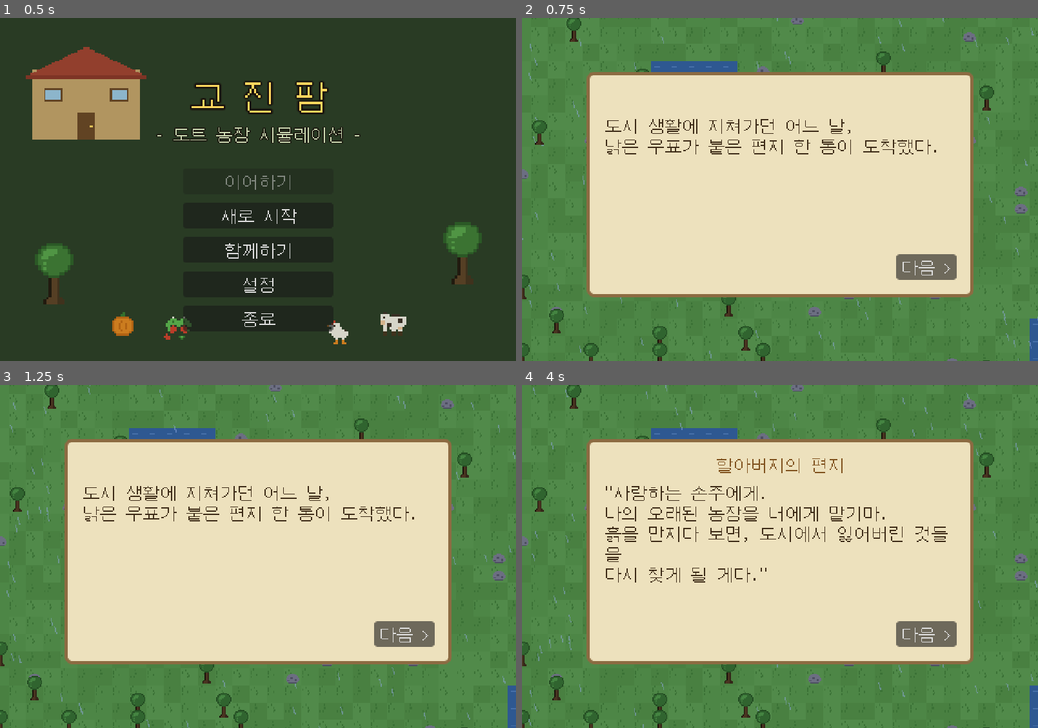
Above: before the commit, frames 1-4 (two rows, left to right).
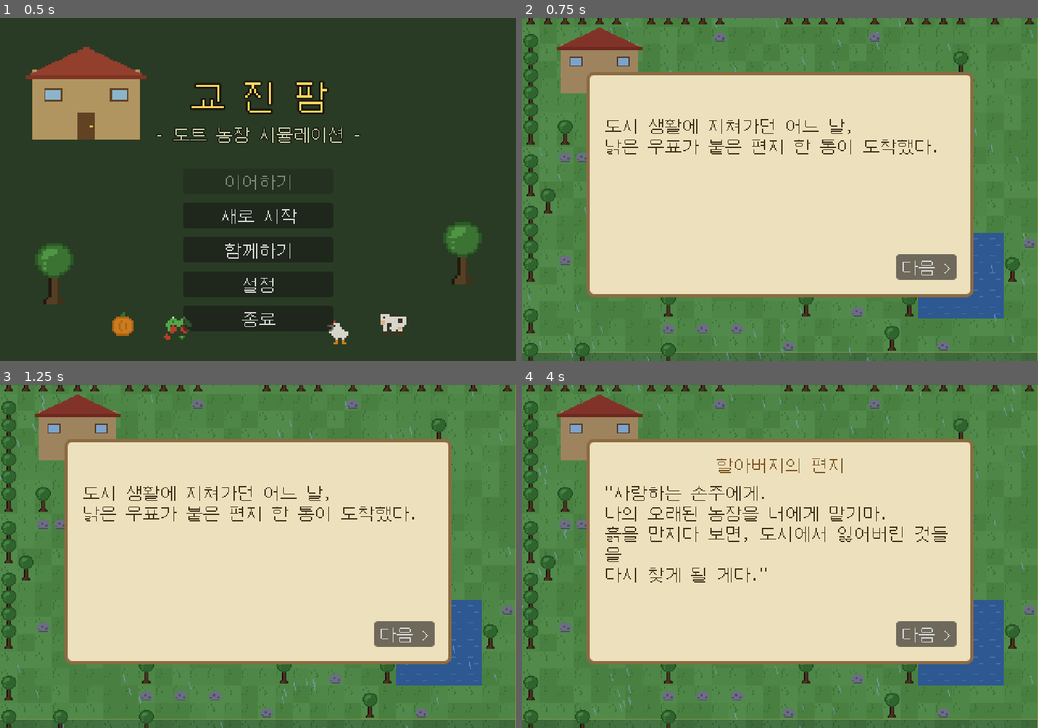
Above: after the commit, the same moments.

Repository: kyojin00/kyojingame
Game: Godot game, scene res://scenes/title.tscn
Two runs of this game, one before a commit and one after it. Both use one fixed random seed, a clock stepped at 60 frames per second and the inputs below.
Inputs (mouse positions are in pixels of both pictures, inside the frame that each line leads up to):
- Up to frame 1 (0.5 s): no input
- Up to frame 2 (0.75 s): click "새로 시작" at 0.5 s
- Up to frame 3 (1.25 s): no input
- Up to frame 4 (4 s): click "다음 >" at 1.25 s; move the mouse to (893, 539) at 2.02 s; hold D (move_right) 2.03-2.78 s; hold E (interact) 2.03-2.78 s; click (893, 539) at 2.17 s; tap B (open_shop) at 2.27, 3.02 s; tap Space (use_tool) at 2.3, 2.85, 3.8 s; move the mouse to (676, 573) at 2.77 s; hold S (move_down) 2.78-3.53 s; tap E (interact) at 3.05 s; move the mouse to (831, 481) at 3.52 s; hold D (move_right) from 3.53 s (still down); hold Tab (cycle_seed) from 3.53 s (still down)

Frame 1 is identical in both runs. In frame 2, 11% of the frame differs, in the area x 0-100%, y 0-100%; in frame 3, 11%; in frame 4, 11%.

Commit message:
M11: 부지 시스템 - 땅을 사서 농장을 넓힌다
- 맵 4분할: 내 농장(무료) / 동쪽 들판 3,000G / 남쪽 들판 8,000G /
  숲과 호수 15,000G (연못2·나무 밀집), 마을 구역은 공용
- 미구매 부지: 이동은 자유, 사용(농사/벌목/채광/설치/낚시)은 잠김
  -> 마을 가는 길은 안 막히면서 "다음 부지 사려고 돈 모으는" 목표 생성
- 부지 표지판(E): 구입 대화창, 상황 힌트에 가격 표시
- 인게임: 미구매 구역 어둑한 오버레이 + 금색 경계선
- 지도(M): 부지 이름/가격 표시, 구입 즉시 반영
- 시작 위치를 집 근처(14,10)로 이동 (시작 부지 중심 생활)
- 멀티플레이: 부지 구입 동기화 (공동 자금), 저장 포함
- 구버전 세이브는 전체 부지 소유로 호환

검증: 표지판 대화 -> 구입 -> 경계 해제, 지도 부지 표시 Xvfb 확인.

Co-Authored-By: Claude Fable 5 <noreply@anthropic.com>
Claude-Session: https://claude.ai/code/session_01G16d56kTH5eNwk3gstTUwt

Diff:
--- a/game/scripts/game_data.gd
+++ b/game/scripts/game_data.gd
@@ -93,6 +93,29 @@
 
 var items := {}
 var fish_caught := {}  # 도감용 누적 기록
+
+# ---- 부지 ----
+# 시작 부지(home) 외에는 표지판에서 구입해야 사용할 수 있다 (이동은 자유)
+const PARCELS := {
+	"east": {"name": "동쪽 들판", "rect": [30, 0, 30, 20], "price": 3000},
+	"south": {"name": "남쪽 들판", "rect": [0, 20, 30, 20], "price": 8000},
+	"forest": {"name": "숲과 호수", "rect": [30, 20, 30, 20], "price": 15000},
+}
+var owned_parcels: Array = ["home"]
+
+
+func parcel_at(x: int, y: int) -> String:
+	for id in PARCELS:
+		var r: Array = PARCELS[id].rect
+		if x >= r[0] and x < r[0] + r[2] and y >= r[1] and y < r[1] + r[3]:
+			return id
+	return "home"
+
+
+func is_tile_owned(x: int, y: int) -> bool:
+	var p := parcel_at(x, y)
+	return p == "home" or owned_parcels.has(p)
+
 
 # ---- NPC / 퀘스트 ----
 const NPCS := {
@@ -265,6 +288,7 @@
 	seeds["potato"] = 5
 	tutorial = fresh_tutorial()
 	unlocked_tools = ["hoe"]  # 튜토리얼을 깨며 하나씩 해금
+	owned_parcels = ["home"]
 	reset_daily()
 
 
@@ -364,6 +388,7 @@
 		"quest": quest,
 		"tutorial": tutorial,
 		"unlocked_tools": unlocked_tools,
+		"owned_parcels": owned_parcels,
 		"wood": wood,
 		"stone": stone,
 		"tool_level": tool_level,
@@ -389,6 +414,7 @@
 		"seeds": seeds, "produce": produce, "items": items,
 		"fish_caught": fish_caught, "affinity": affinity,
 		"quest": quest, "tool_level": tool_level,
+		"owned_parcels": owned_parcels,
 	}
 
 
@@ -408,6 +434,7 @@
 		affinity[k] = int(d.affinity[k])
 	for k in d.get("tool_level", {}):
 		tool_level[k] = int(d.tool_level[k])
+	owned_parcels = d.get("owned_parcels", owned_parcels)
 	var q: Variant = d.get("quest", {})
 	if typeof(q) == TYPE_DICTIONARY:
 		if q.is_empty():
--- a/game/scripts/main.gd
+++ b/game/scripts/main.gd
@@ -72,7 +72,7 @@
 	"mature_tomato", "mature_corn", "mature_watermelon",
 	"mature_eggplant", "mature_cabbage", "mature_winter_radish",
 	"tree_spring", "tree_summer", "tree_fall", "tree_winter",
-	"rock", "bin", "house", "fence", "sprinkler", "board",
+	"rock", "bin", "house", "fence", "sprinkler", "board", "sign",
 	"chicken_0", "chicken_1", "cow_0", "cow_1",
 	"npc_merchant_down_0", "npc_merchant_down_1", "npc_merchant_up_0",
 	"npc_merchant_up_1", "npc_merchant_side_0", "npc_merchant_side_1",
@@ -89,7 +89,12 @@
 	"soil_dry", "soil_wet", "water_0", "water_1",
 ]
 
-const START_TILE := Vector2i(30, 20)
+const START_TILE := Vector2i(14, 10)
+const PARCEL_SIGNS := {
+	"east": Vector2i(31, 9),
+	"south": Vector2i(9, 21),
+	"forest": Vector2i(33, 22),
+}
 # 집 앵커(좌상단): [0]=농장 집(취침), [1]=마을 상점, [2]=철수네 집
 const HOUSES := [Vector2i(2, 1), Vector2i(48, 3), Vector2i(48, 10)]
 const BOARD_POS := Vector2i(55, 8)
@@ -275,6 +280,10 @@
 		if _hash01(MAP_W - 1, y) < 0.75 and not objects.has(Vector2i(MAP_W - 1, y)):
 			objects[Vector2i(MAP_W - 1, y)] = {"kind": "tree", "hp": TREE_HP}
 
+	# 부지 판매 표지판
+	for pid in PARCEL_SIGNS:
+		objects[PARCEL_SIGNS[pid]] = {"kind": "sign", "hp": 0}
+
 	# 흩어진 나무/돌 (결정적 해시 배치)
 	for y in range(1, MAP_H - 1):
 		for x in range(1, MAP_W - 1):
@@ -322,6 +331,8 @@
 			texture = tex["bin"]
 		"board":
 			texture = tex["board"]
+		"sign":
+			texture = tex["sign"]
 		"fence":
 			texture = tex["fence"]
 		"sprinkler":
@@ -416,6 +427,11 @@
 	return Vector2i(0, 1) if player.dir in ["left", "right"] else Vector2i(1, 0)
 
 
+func can_use_tile(t: Vector2i) -> bool:
+	# 마을 구역은 공용, 나머지는 부지 소유 여부를 따른다
+	return VILLAGE_REGION.has_point(t) or GameData.is_tile_owned(t.x, t.y)
+
+
 func ui_open() -> bool:
 	return shop.visible or summary.visible or sleep_dialog.visible \
 		or fishing_ui.visible or dialog.visible or map_ui.visible \
@@ -444,6 +460,9 @@
 	if t.x < 0 or t.y < 0 or t.x >= MAP_W or t.y >= MAP_H \
 			or grid[t.y][t.x].ground != "water":
 		hud.show_message("물가를 보고 낚싯대를 던지자.")
+		return
+	if not can_use_tile(t):
+		hud.show_message("아직 구입하지 않은 부지의 물이다. 표지판(E)에서 구입하자!")
 		return
 	if GameData.energy < ENERGY_COST["rod"]:
 		hud.show_message("너무 지쳤다... 자러 가야 할 것 같다.")
@@ -504,6 +523,9 @@
 func use_tool() -> void:
 	var t := target_tile()
 	if t.x < 0 or t.y < 0 or t.x >= MAP_W or t.y >= MAP_H:
+		return
+	if not can_use_tile(t):
+		hud.show_message("아직 구입하지 않은 부지다. 표지판(E)에서 구입하자!")
 		return
 	var cell: Dictionary = grid[t.y][t.x]
 	var obj: Variant = objects.get(t)
@@ -740,6 +762,9 @@
 		if obj.kind == "board":
 			_open_quest_board()
 			return
+		if obj.kind == "sign":
+			_open_parcel_dialog(GameData.parcel_at(t.x, t.y))
+			return
 		if obj.kind == "house":
 			match _house_index_at(t):
 				0:
@@ -908,6 +933,38 @@
 	dialog.open("튜토리얼 완료!",
 		"이제 진짜 농장 생활 시작이다!\n\n[기본 키]\nB: 상점 (씨앗/판매/동물/강화/도감 탭)\nE: 상호작용 (대화/취침/판매/쓰다듬기)\nTab: 씨앗 바꾸기 / F5: 저장 / Esc: 메뉴\n\n동쪽 마을의 주민, 의뢰 게시판도 잊지 말자.\n계절이 바뀌기 전에 수확을 끝낼 것!",
 		[["좋아!", null]])
+
+
+# ---- 부지 구입 ----
+
+func _open_parcel_dialog(pid: String) -> void:
+	if pid == "home" or GameData.owned_parcels.has(pid):
+		hud.show_message("내 부지다! 마음껏 가꾸자.")
+		return
+	var def: Dictionary = GameData.PARCELS[pid]
+	Sound.play_sfx("sfx_ui")
+	dialog.open("부지 판매: %s" % def.name,
+		"가격: %dG (소지금 %dG)\n구입하면 이 구역에서 농사, 벌목, 채광,\n낚시를 할 수 있다!" % [def.price, GameData.money],
+		[["구입하기", _buy_parcel.bind(pid)], ["닫기", null]])
+
+
+func _buy_parcel(pid: String) -> void:
+	var def: Dictionary = GameData.PARCELS[pid]
+	if GameData.owned_parcels.has(pid):
+		return
+	if GameData.money < def.price:
+		dialog.set_body("돈이 부족하다... (가격 %dG, 소지금 %dG)" % [def.price, GameData.money])
+		return
+	GameData.money -= def.price
+	GameData.today_spent += int(def.price)
+	GameData.owned_parcels.append(pid)
+	Sound.play_sfx("sfx_coin")
+	dialog.set_body("'%s' 구입 완료!\n이제 이 땅은 우리 농장이다!" % def.name)
+	if Net.is_guest():
+		_req_shop.rpc_id(1, "parcel", pid)
+	elif Net.is_host():
+		_broadcast_stats()
+	queue_redraw()
 
 
 # ---- NPC 대화 / 선물 / 퀘스트 ----
@@ -1443,6 +1500,15 @@
 			draw_rect(Rect2(Vector2(tt.x * TILE, tt.y * TILE), Vector2(TILE, TILE)),
 				Color(1, 1, 1, 0.6), false, 1.0)
 
+	# 미구매 부지: 어둑한 오버레이 + 금색 경계
+	for pid in GameData.PARCELS:
+		if GameData.owned_parcels.has(pid):
+			continue
+		var r: Array = GameData.PARCELS[pid].rect
+		var rect := Rect2(r[0] * TILE, r[1] * TILE, r[2] * TILE, r[3] * TILE)
+		draw_rect(rect, Color(0.08, 0.04, 0.15, 0.18))
+		draw_rect(rect, Color(1, 0.85, 0.4, 0.45), false, 1.0)
+
 	_draw_nav_arrow()
 
 	# 낚시 인디케이터 (대기: 점점점 / 입질: 노란 느낌표)
@@ -1488,6 +1554,11 @@
 				return ["E: 판매", above_tile]
 			"board":
 				return ["E: 의뢰 게시판", above_tile]
+			"sign":
+				var pid := GameData.parcel_at(t.x, t.y)
+				if not GameData.owned_parcels.has(pid):
+					return ["E: 부지 구입 (%dG)" % GameData.PARCELS[pid].price, above_tile]
+				return ["내 부지", above_tile]
 			"house":
 				match _house_index_at(t):
 					0:
@@ -1649,6 +1720,15 @@
 		100: _save_shot("_npc.png")
 		102:
 			dialog.close()
+			player.position = Vector2(30 * TILE + 8, 9 * TILE + 8)
+			player.dir = "right"                       # 동쪽 부지 표지판 앞
+			GameData.money = 20000
+		106: _send_key(KEY_E)                          # 부지 구입 대화
+		112: _save_shot("_parcel.png")
+		114: _buy_parcel("east")
+		118:
+			dialog.close()
+			_save_shot("_parcel2.png")
 			get_tree().quit()
 
 
@@ -1896,6 +1976,10 @@
 			shop._on_buy_animal(id)
 		"upgrade":
 			shop._on_upgrade(id)
+		"parcel":
+			if not GameData.owned_parcels.has(id) and GameData.money >= GameData.PARCELS[id].price:
+				GameData.money -= GameData.PARCELS[id].price
+				GameData.owned_parcels.append(id)
 	_broadcast_stats()
 
 
--- a/game/scripts/map_ui.gd
+++ b/game/scripts/map_ui.gd
@@ -101,6 +101,17 @@
 		canvas.draw_rect(Rect2(pp.x - 2, pp.y - 2, 5, 5), Color(1, 1, 1))
 		canvas.draw_rect(Rect2(pp.x - 1, pp.y - 1, 3, 3), Color(0.95, 0.3, 0.25))
 
+	# 미구매 부지 표시
+	for pid in GameData.PARCELS:
+		if GameData.owned_parcels.has(pid):
+			continue
+		var r: Array = GameData.PARCELS[pid].rect
+		var rect := Rect2(ox + r[0] * CELL, oy + r[1] * CELL, r[2] * CELL, r[3] * CELL)
+		canvas.draw_rect(rect, Color(0.05, 0.03, 0.1, 0.45))
+		canvas.draw_rect(rect, Color(1, 0.85, 0.4, 0.8), false, 1.0)
+		_label(rect.get_center() + Vector2(0, -6), GameData.PARCELS[pid].name)
+		_label(rect.get_center() + Vector2(0, 10), "%dG" % GameData.PARCELS[pid].price)
+
 	# 라벨
 	_label(Vector2(ox + 4.0 * CELL, oy + 1.0 * CELL - 2), "우리집")
 	_label(Vector2(ox + 50.0 * CELL, oy + 3.0 * CELL - 2), "마을")
Binary file added: game/assets/sprites/sign.png
Not shown, added: game/assets/sprites/sign.png.import
Not shown, changed: README.md
Not shown, changed: ROADMAP.md
